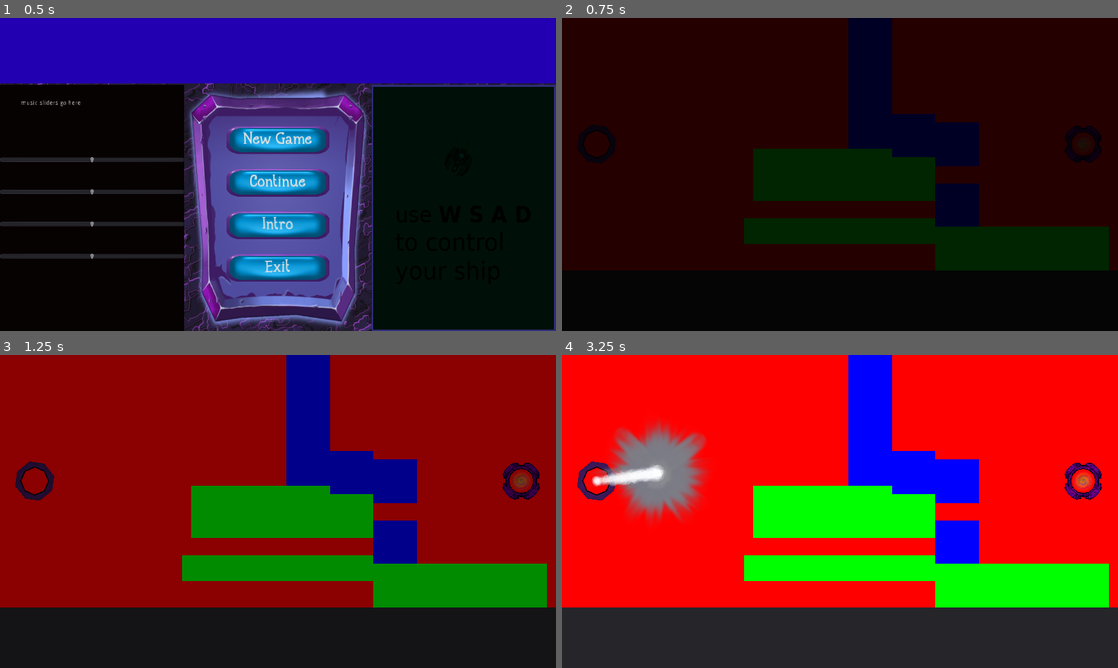
Above: before the commit, frames 1-4 (two rows, left to right).
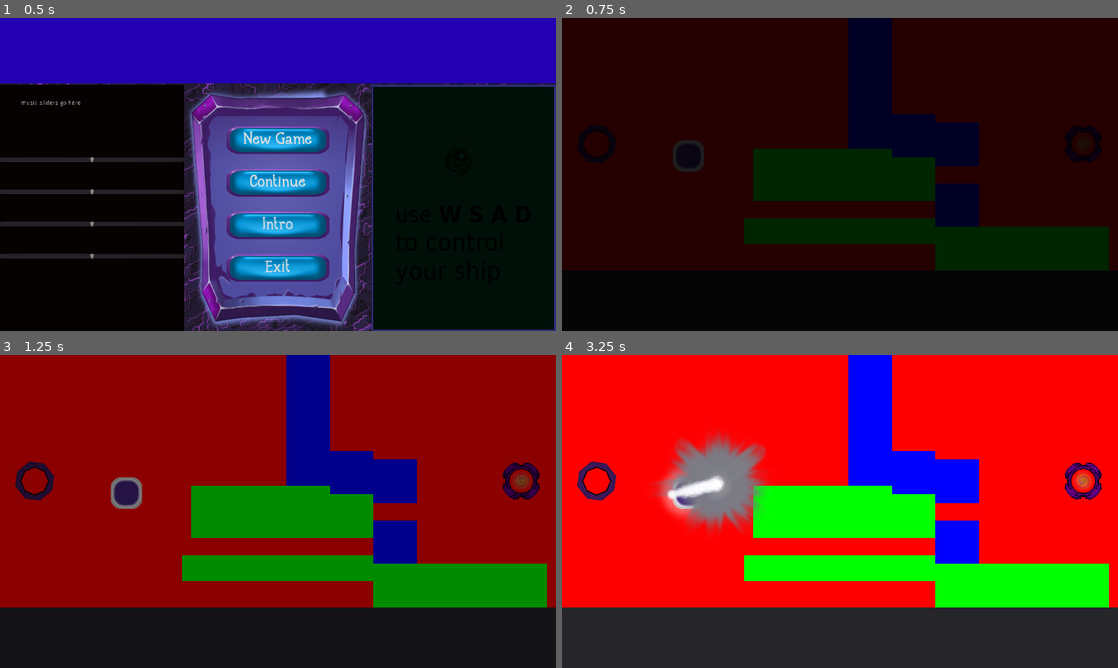
Above: after the commit, the same moments.

Repository: ktosox/Wild_Jam_03_2019
Game: Godot game, scene res://Scenes_and_Scripts/MainMenu/MainMenu.tscn
Same seed, same stepped clock (60 frames per second), same inputs: the game is played once before the commit and once after it.
Inputs (mouse positions are in pixels of both pictures, inside the frame that each line leads up to):
- Up to frame 1 (0.5 s): no input
- Up to frame 2 (0.75 s): click "New Game" at 0.5 s
- Up to frame 3 (1.25 s): no input
- Up to frame 4 (3.25 s): move the mouse to (962, 495) at 1.27 s; click (962, 495) at 1.42 s; move the mouse to (728, 527) at 2.02 s; click (728, 527) at 2.17 s; move the mouse to (895, 442) at 2.77 s; click (895, 442) at 2.92 s

Frame 1 is identical in both runs. In frame 2, 0.5% of the frame differs, in the area x 20-26%, y 39-50%; in frame 3, 0.6%; in frame 4, 7.1%, in the area x 5-96%, y 21-57%.
Error after the commit: Invalid set index 'followMouse' (on base: 'Nil') with value of type 'bool'. (res://Scenes_and_Scripts/GameCore/GameState.gd:53)

Commit message:
mapped keys to Base actions

Diff:
--- a/Scenes_and_Scripts/Bases/Base.gd
+++ b/Scenes_and_Scripts/Bases/Base.gd
@@ -5,7 +5,7 @@
 var childBase
 
 var buttonMatrixRandom = [8,6,2,5,3,9,0,11,10,1,4,7] # numbers from 0 to 11 sorted randomly
-var buttonMatrixList = ["Q","W","E","R","A","S","D","F","Z","X","C","V"]
+var buttonMatrixList = [81,87,69,82,65,83,68,70,90,88,67,86]
 var buttonMatrixMap = {}
 
 
@@ -24,21 +24,53 @@
 		buttonMatrixMap[buttonMatrixList[i]] =  buttonMatrixRandom[i]
 
 func processInput(buttonPressed):
-	match buttonMatrixMap[buttonPressed]:
+	match buttonMatrixMap[buttonPressed.get_scancode()]:
 		0:
+			parentGameState.switchActiveLayer("green")
 			pass
 		1:
+			print(1)
+			parentGameState.switchActiveLayer("red")
 			pass
 		2:
+			parentGameState.switchActiveLayer("blue")
+			print(2)
+			pass
+		3:
+			print(3)
+			pass
+		4:
+			print(4)
+			pass
+		5:
+			print(5)
+			pass
+		6:
+			print(6)
+			pass
+		7:
+			print(7)
+			pass
+		8:
+			print(8)
+			pass
+		9:
+			print(9)
+			pass
+		10:
+			print(10)
+			pass
+		11:
+			print(11)
+			pass
+		_:
 			pass
 	pass
 
 
-func possesBase():
-	pass
 
-func leaveBase():
-	pass
+
+
 
 func hauYes():
 	$PossesionParticles.emitting = true
@@ -51,8 +83,7 @@
 func _on_BaseArea_body_entered(body):
 	if(body == parentGameState.player):
 		hauYes()
-		parentGameState.lockPlayer(global_position)
-
+		parentGameState.startPosses(self)
 
 func _on_BaseArea_body_exited(body):
 	if(body == parentGameState.player):
--- a/Scenes_and_Scripts/Bases/GenericBase.tscn
+++ b/Scenes_and_Scripts/Bases/GenericBase.tscn
@@ -10,12 +10,6 @@
 script = ExtResource( 1 )
 
 [node name="Base" parent="." instance=ExtResource( 2 )]
-
-[node name="placeholder" type="Polygon2D" parent="."]
-visible = false
-scale = Vector2( 1.1, 1.1 )
-color = Color( 0.585523, 0.714844, 0.49704, 1 )
-polygon = PoolVector2Array( -30, 0, -20, -20, 0, -30, 20, -20, 30, 0, 20, 20, 0, 30, -20, 20, -30, 0 )
 
 [node name="BaseSprite" type="Node2D" parent="."]
 scale = Vector2( 0.2, 0.2 )
--- a/Scenes_and_Scripts/Environment/ExitPortal.tscn
+++ b/Scenes_and_Scripts/Environment/ExitPortal.tscn
@@ -8,6 +8,7 @@
 radius = 58.3183
 
 [sub_resource type="Animation" id=2]
+length = 0.6
 loop = true
 tracks/0/type = "value"
 tracks/0/path = NodePath("Rainbow_Splash_zoom1:rotation_degrees")
@@ -16,8 +17,8 @@
 tracks/0/imported = false
 tracks/0/enabled = true
 tracks/0/keys = {
-"times": PoolRealArray( 0, 0.5, 1 ),
-"transitions": PoolRealArray( 1, 1, 1 ),
+"times": PoolRealArray( 0, 0.3, 0.6 ),
+"transitions": PoolRealArray( 1.18921, 1.07177, 0.840897 ),
 "update": 0,
 "values": [ 360.0, 180.0, 0.0 ]
 }
@@ -46,7 +47,7 @@
 
 [node name="Rainbow_Splash_zoom1" type="Sprite" parent="ship_bodyv2"]
 modulate = Color( 1, 1, 1, 0.464078 )
-rotation = 0.190409
+rotation = 4.58484
 texture = ExtResource( 3 )
 
 [connection signal="body_entered" from="Area2D" to="." method="_on_Area2D_body_entered"]
--- a/Scenes_and_Scripts/GameCore/GameState.gd
+++ b/Scenes_and_Scripts/GameCore/GameState.gd
@@ -9,6 +9,7 @@
 var playerBase = load("res://Scenes_and_Scripts/Player/PlayerGhost.tscn")
 var levelLayout #to be set at start
 var player
+var currentBase
 
 
 var activeLayer
@@ -20,6 +21,7 @@
 
 func _ready():
 	get_tree().paused = false
+	$GenericBase.setParent(self)
 	$FadeInTimer.start()
 	$ExitPortal.parentGameState = self
 	setLayout()
@@ -33,30 +35,43 @@
 	pass
 
 
+func startPosses(callingBase):
+	currentBase = callingBase
+	switchGameMode()
+	lockPlayer(callingBase.global_position)
 
 
 func _input(event):
 	if(event.is_action("ui_cancel")):
 		openGameMenu()
-#	if(gameMode):
-#		#ghost mode stuff
-#		pass
-#	else:
-#		#base mode stuff
-#		pass
-#	#if(event.is_class("InputEventMouseButton") and event.is_pressed()):
-#	#	if(event.button_index == 1): #follow on left mouse button click
-#	#		followMouse = true
-#	#	elif(event.button_index == 2): # stop following on right button click
-#	#		followMouse = false
+		get_tree().set_input_as_handled()
+	if(gameMode==0):
+	#ghost mode stuff
+
+		if(event.is_class("InputEventMouseButton") and event.is_pressed()):
+			if(event.button_index == 1): #follow on left mouse button click
+				player.followMouse = true
+			elif(event.button_index == 2): # stop following on right button click
+				player.followMouse = false
+	else:
+		if(event.is_class("InputEventKey") and event.is_pressed()):
+			currentBase.processInput(event)
+		pass
+		#base mode stuff
+
+
+
 
 func switchGameMode():
 	if(gameMode):
+		gameMode = 0
 		#switch to base mode
 		pass
 	else:
+		gameMode = 1
 		#switch to ghost mode
 		pass
+	print("gamemode: ",gameMode," is now active")
 	pass
 
 
--- a/Scenes_and_Scripts/GameCore/GameState.tscn
+++ b/Scenes_and_Scripts/GameCore/GameState.tscn
@@ -1,29 +1,34 @@
-[gd_scene load_steps=6 format=2]
+[gd_scene load_steps=7 format=2]
 
 [ext_resource path="res://Scenes_and_Scripts/GameCore/GameState.gd" type="Script" id=1]
 [ext_resource path="res://Scenes_and_Scripts/GameCore/ScreenEdge.tscn" type="PackedScene" id=2]
-[ext_resource path="res://Scenes_and_Scripts/Environment/SpawnPlatform.tscn" type="PackedScene" id=3]
-[ext_resource path="res://Scenes_and_Scripts/Environment/ExitPortal.tscn" type="PackedScene" id=4]
-[ext_resource path="res://Scenes_and_Scripts/Interface/Overlay.tscn" type="PackedScene" id=5]
+[ext_resource path="res://Scenes_and_Scripts/Bases/GenericBase.tscn" type="PackedScene" id=3]
+[ext_resource path="res://Scenes_and_Scripts/Environment/SpawnPlatform.tscn" type="PackedScene" id=4]
+[ext_resource path="res://Scenes_and_Scripts/Environment/ExitPortal.tscn" type="PackedScene" id=5]
+[ext_resource path="res://Scenes_and_Scripts/Interface/Overlay.tscn" type="PackedScene" id=6]
 
 [node name="GameState" type="Node"]
 script = ExtResource( 1 )
 
 [node name="ScreenEdge" parent="." instance=ExtResource( 2 )]
 
-[node name="SpawnPlatform" parent="." instance=ExtResource( 3 )]
+[node name="GenericBase" parent="." instance=ExtResource( 3 )]
+position = Vector2( 291.153, 317.621 )
 
-[node name="ExitPortal" parent="." instance=ExtResource( 4 )]
+[node name="SpawnPlatform" parent="." instance=ExtResource( 4 )]
+
+[node name="ExitPortal" parent="." instance=ExtResource( 5 )]
+
+[node name="FadeOutTimer" type="Timer" parent="."]
+wait_time = 3.0
+one_shot = true
 
 [node name="FadeInTimer" type="Timer" parent="."]
 wait_time = 1.6
 one_shot = true
 
-[node name="Overlay" parent="." instance=ExtResource( 5 )]
+[node name="Overlay" parent="." instance=ExtResource( 6 )]
+mouse_filter = 2
 
-[node name="FadeOutTimer" type="Timer" parent="."]
-wait_time = 3.0
-one_shot = true
-
+[connection signal="timeout" from="FadeOutTimer" to="." method="_on_FadeOutTimer_timeout"]
 [connection signal="timeout" from="FadeInTimer" to="." method="_on_FadeInTimer_timeout"]
-[connection signal="timeout" from="FadeOutTimer" to="." method="_on_FadeOutTimer_timeout"]
--- a/project.godot
+++ b/project.godot
@@ -30,6 +30,29 @@
 window/stretch/mode="2d"
 window/stretch/aspect="keep"
 
+[input]
+
+button_Q={
+"deadzone": 0.5,
+"events": [ Object(InputEventKey,"resource_local_to_scene":false,"resource_name":"","device":0,"alt":false,"shift":false,"control":false,"meta":false,"command":false,"pressed":false,"scancode":81,"unicode":0,"echo":false,"script":null)
+ ]
+}
+button_W={
+"deadzone": 0.5,
+"events": [ Object(InputEventKey,"resource_local_to_scene":false,"resource_name":"","device":0,"alt":false,"shift":false,"control":false,"meta":false,"command":false,"pressed":false,"scancode":87,"unicode":0,"echo":false,"script":null)
+ ]
+}
+button_E={
+"deadzone": 0.5,
+"events": [ Object(InputEventKey,"resource_local_to_scene":false,"resource_name":"","device":0,"alt":false,"shift":false,"control":false,"meta":false,"command":false,"pressed":false,"scancode":69,"unicode":0,"echo":false,"script":null)
+ ]
+}
+button_R={
+"deadzone": 0.5,
+"events": [ Object(InputEventKey,"resource_local_to_scene":false,"resource_name":"","device":0,"alt":false,"shift":false,"control":false,"meta":false,"command":false,"pressed":false,"scancode":82,"unicode":0,"echo":false,"script":null)
+ ]
+}
+
 [rendering]
 
 environment/default_environment="res://default_env.tres"
